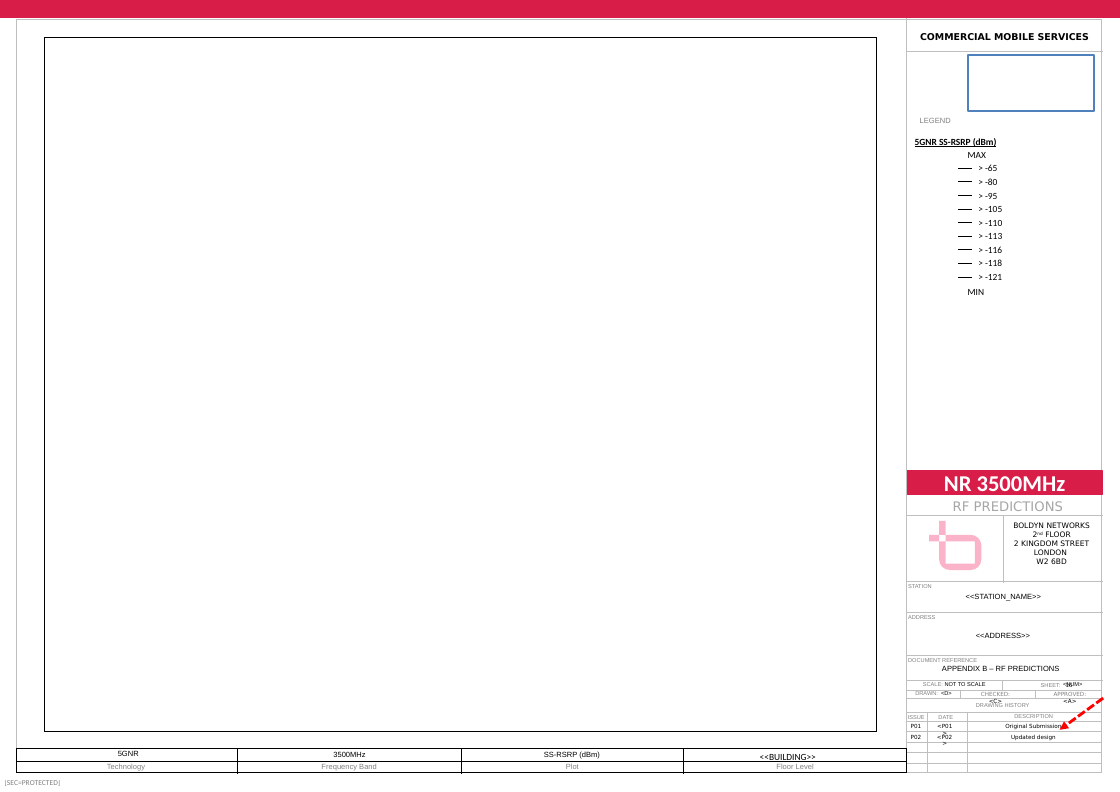
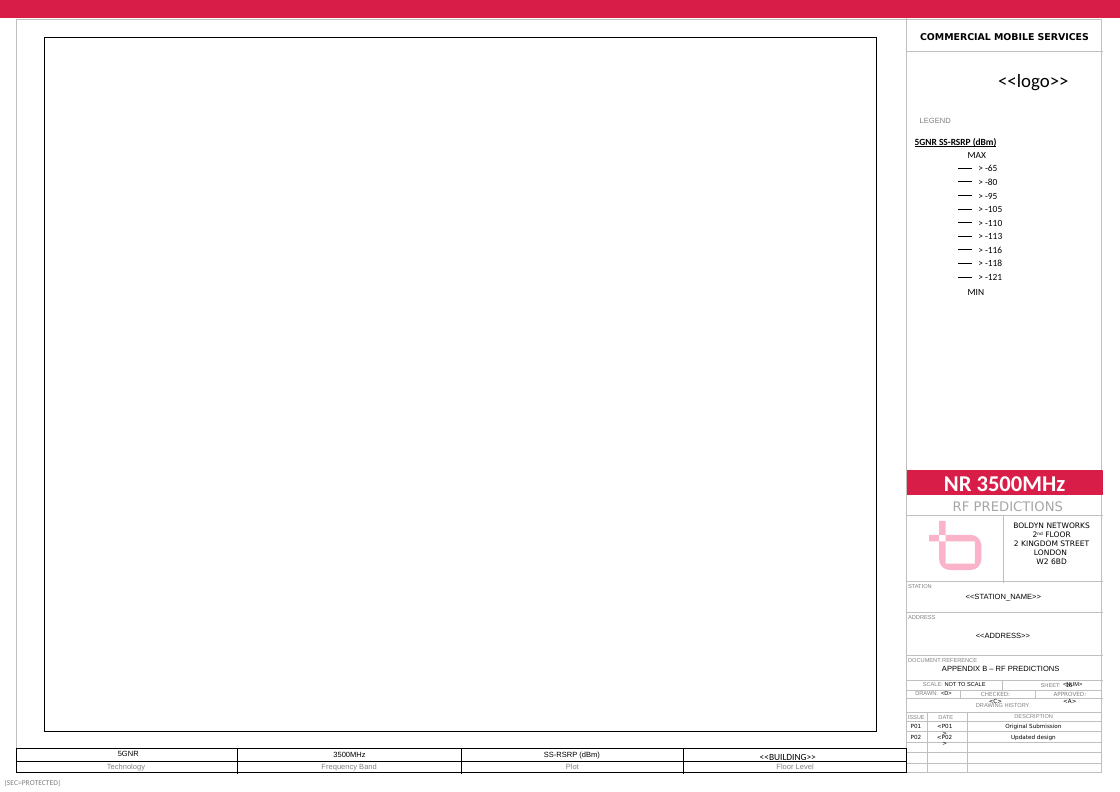
Before and after one commit to isaguven05/Appendix_A_Generator, a slide deck: slide 16 of templateB.pptx. Drawn at 1120x792 pixels with LibreOffice and Linux fonts; fonts in the diff are those of the drawing; background and template pictures are left out. Boxes give left, top, right and bottom in pixels: in the first picture for what was removed or moved away, otherwise in the second. Text is boxed around its words. In the diff, an @@ line names an element or a change of style, - is before the commit and + after.

```diff
--- a/templateB.pptx
+++ b/templateB.pptx
@@ rectangle removed at [968, 55, 1094, 111] @@
@@ text added at [998, 74, 1068, 91], 20 pt, text #000000 @@
+<<logo>>
@@ arrow removed from (1103, 699) to (1060, 730) @@
```
Also in this commit, not shown: 16 other slides changed, 1 other file.
